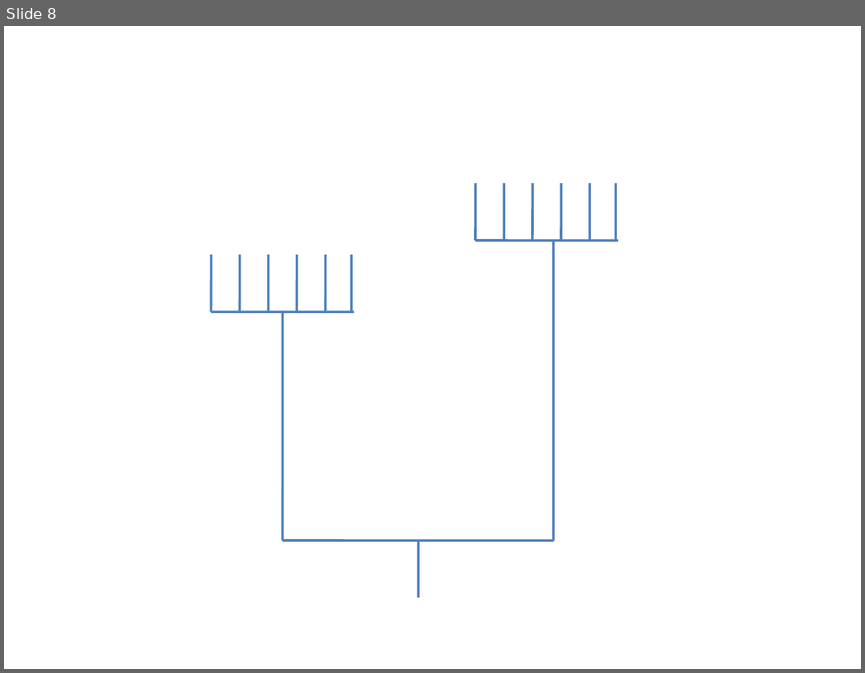
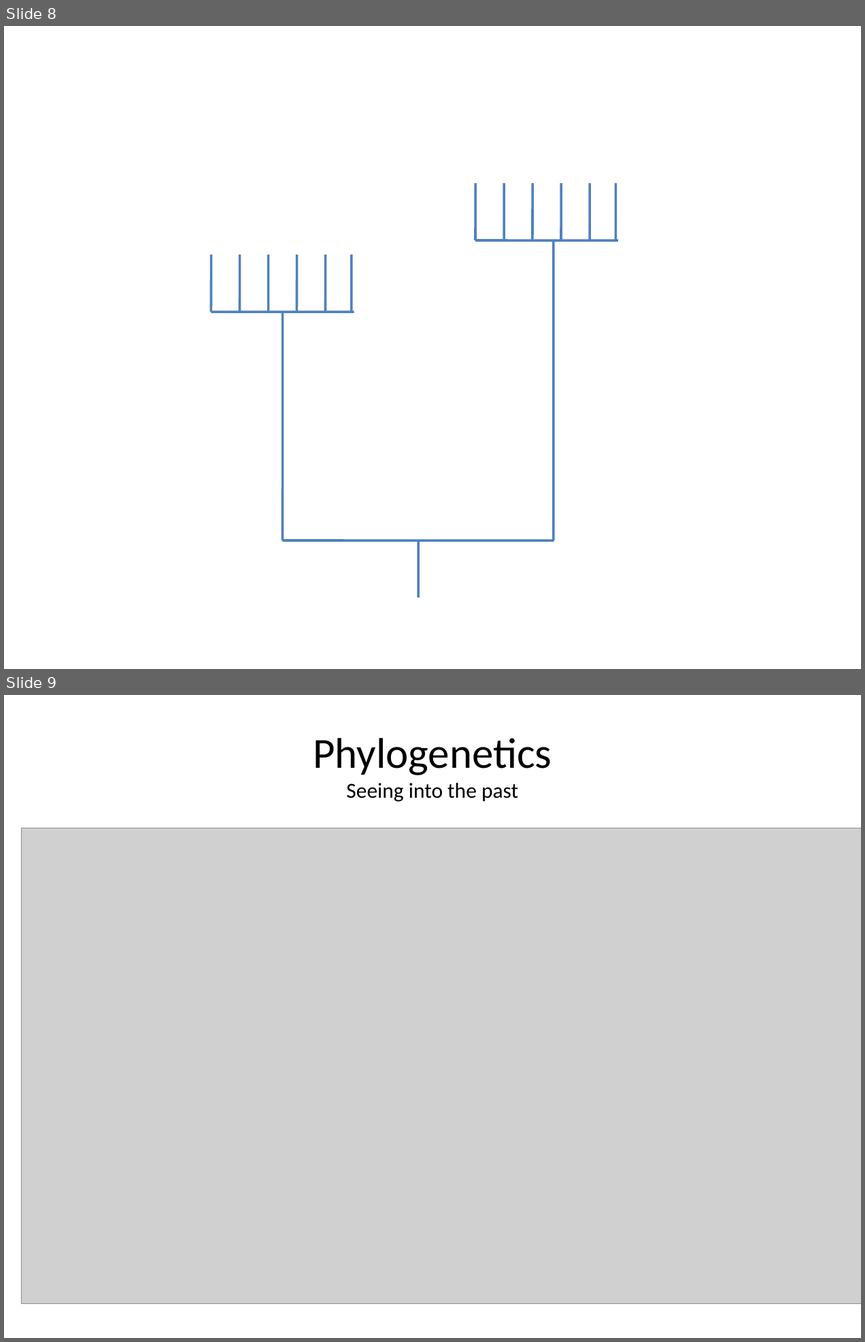
Before and after one commit to crothfels/PhyloSeminar, a slide deck: years/2020/presentations/Mtg01_intro.ppt. Shown one above the other, each under a label of ours: slide 8 before the commit, slides 8 and 9 after it. The pictures are 865x673 and 865x1342 pixels, drawn with LibreOffice and Linux fonts; fonts in the diff are those of the drawing; grey boxes stand for pictures. Boxes give left, top, right and bottom in pixels: in the first picture for what was removed or moved away, otherwise in the second. Text is boxed around its words. In the diff, an @@ line names an element or a change of style, - is before the commit and + after.

```diff
--- a/years/2020/presentations/Mtg01_intro.ppt
+++ b/years/2020/presentations/Mtg01_intro.ppt
@@ slide 9 added at box(4, 695, 861, 1338), background #FFFFFF @@
@@ text added at box(313, 738, 551, 802), 18 pt, text #000000 @@
+Phylogenetics
+Seeing into the past
@@ picture added at box(21, 828, 861, 1304) @@
```
Also in this commit, not shown: 5 slides changed.
